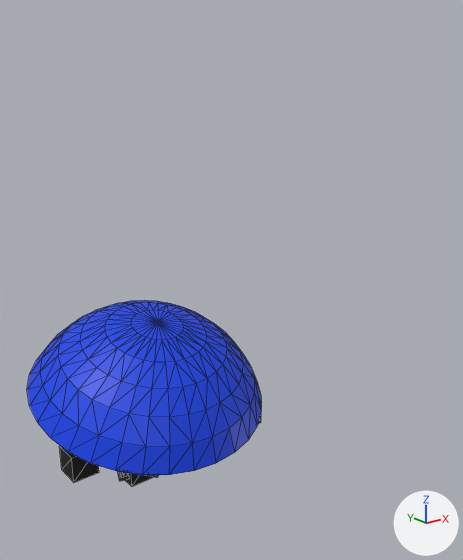
Renders of the OBJ model CMDG/Scenes/AssemblyWinter2025/random_objects/background.obj from each side of a commit.
Camera for both pictures: a 50 mm camera at (-2.39, -4.18, 2.71) aimed at (0.67, -0.36, 1.18). The axes (+X, +Y, +Z) are drawn at lower right. The lights are the same throughout. Mesh edges are drawn as thin lines. Where no turn or scale is listed for an object, it has been applied to the vertices.
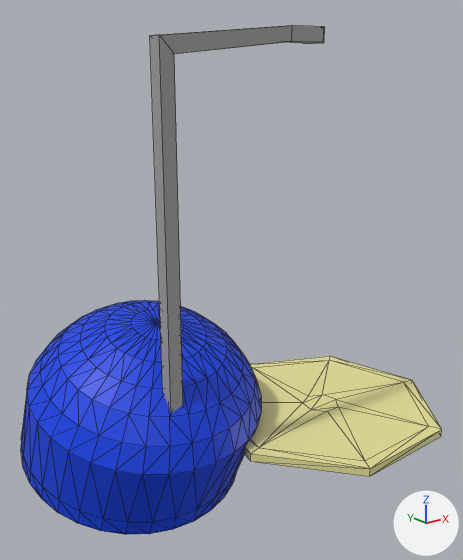
Location of each change, (x1, y1, x2, y2) in pixels of the pictures (463 x 560 px):
```json
{"object": "Sphere", "change": "reshaped", "before": [27, 300, 262, 486], "after": [21, 300, 262, 535], "on screen": "26% taller"}
{"object": "Circle", "change": "added", "after": [243, 356, 442, 476], "on screen": "beige"}
{"object": "Cube", "change": "added", "after": [150, 25, 325, 413]}
{"part": 1, "of": "me_sphere", "change": "added", "after": [21, 393, 257, 535], "on screen": "blue"}
```

Scene script edits in JSON lines:
```json
{"op": "add", "block": "mat_metal", "code": ["mat_metal = principled_material('metal')", "mat_metal.base_color = (0.358, 0.358, 0.358)  # grey #a1a1a1", "mat_metal.roughness = 0.69"]}
{"op": "add", "block": "mat_material_009", "code": ["mat_material_009 = principled_material('Material.009')", "mat_material_009.base_color = (0.8, 0.757, 0.313)  # beige #e7e298"]}
{"block": "me_sphere", "where": "# used by ob_sphere; location = (0.0, 0.0, 0.0)"}
{"op": "remove", "block": "me_sphere", "code": "me_sphere.from_pydata(...)  # 1183 vertices, 1876 faces; spans x -0.92..0.92, y -1.03..0.9, z -0.04..1.0"}
{"op": "add", "block": "me_sphere", "code": "me_sphere.from_pydata(...)  # 1247 vertices, 2034 faces; spans x -0.92..0.92, y -1.03..1.04, z -0.55..1.0"}
{"block": "me_sphere", "change": "me_sphere part 1"}
{"block": "me_sphere", "change": "6 vertices are added at (0.18, 1.02, -0.04), (0.51, 0.89, -0.08), (-0.51, 0.89, -0.08), (-0.18, 1.02, -0.04), (0.65, -0.47, -0.48), (-0.65, -0.47, -0.48)"}
{"block": "me_sphere", "change": "22 new vertices lie (0.0, 0.25, -0.53) away from vertices in x -0.92..0.92, y -1.03..0.75, z 0.11..0.63"}
{"block": "me_sphere", "change": "13 new vertices lie (0.0, 0.04, -0.13) away from vertices in x -0.92..0.92, y -0.71..1.0, z -0.4..0.1"}
{"block": "me_sphere", "change": "10 new vertices lie (0.0, 0.25, -0.54) away from vertices in x -0.77..0.77, y -1.01..0.49, z 0.12..0.56"}
{"block": "me_sphere", "change": "7 new vertices lie (0.0, 0.05, -0.13) away from vertices in x -0.91..0.91, y -0.78..0.6, z -0.42..-0.02"}
{"block": "me_sphere", "change": "6 new vertices lie (0.0, 0.04, -0.13) away from vertices in x -0.77..0.77, y -0.76..0.74, z -0.42..0.02"}
{"block": "me_sphere", "change": "158 new faces join them, mat_material_002 (blue #0041e7)"}
{"op": "add", "block": "me_cube", "code": ["me_cube = bpy.data.meshes.new('Cube')", "me_cube.from_pydata(...)  # 24 vertices, 22 faces; spans x -0.28..1.11, y -0.9..-0.7, z -0.05..3.05", "me_cube.materials.append(mat_metal)  # grey #a1a1a1"]}
{"op": "add", "block": "me_circle", "code": ["me_circle = bpy.data.meshes.new('Circle')", "me_circle.from_pydata(...)  # 28 vertices, 47 faces; spans x 0.33..2.27, y -1.7..0.2, z 0.0..0.06", "me_circle.materials.append(mat_material_009)  # beige #e7e298"]}
{"op": "add", "block": "ob_cube", "code": ["ob_cube = bpy.data.objects.new('Cube', me_cube)", "ob_cube.location = (0.0, 0.0, 0.0)"]}
{"op": "add", "block": "ob_circle", "code": ["ob_circle = bpy.data.objects.new('Circle', me_circle)", "ob_circle.location = (0.0, 0.0, 0.0)"]}
```
